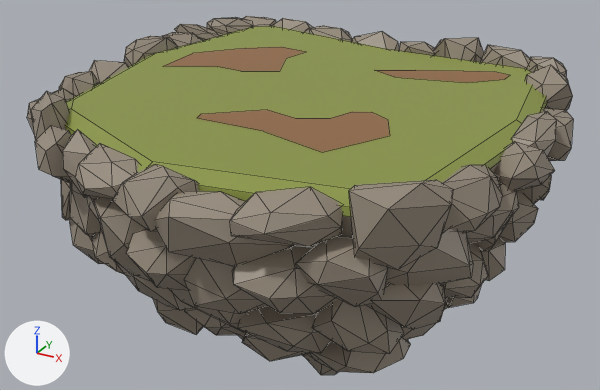
What one commit did to the Blender file assets/models/environment/island.blend.
The view is the same before and after, from a 50 mm lens placed at (24.3, -48.1, 15.7), pointed at (-2.1, -0.1, -8.3). Every picture has the same lights, and +X, +Y and +Z are marked at lower left. Mesh edges are drawn as thin lines. Objects named as collision shapes, trigger or cutter boxes, shadow casters or lower levels of detail are left out.

The first picture shows 'Island'.
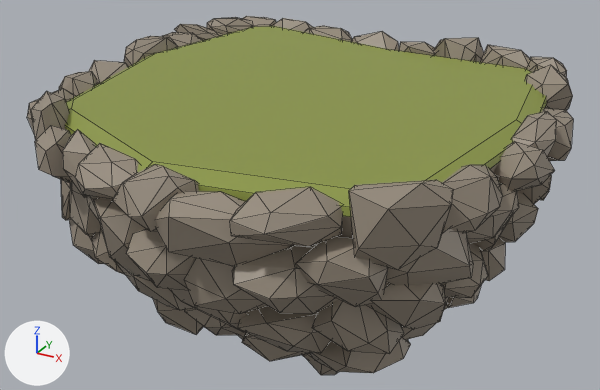
The edits, one by one:
me_island_158 has 2310 vertices, 3747 faces and spans x -19.7..16.0, y -20.2..17.8, z -22.9..1.2.
me_island_158 is used by ob_island; location (0.0, 0.0, 0.0).
me_island_158 part 1: the loose piece of 11 vertices spanning x -4.1..7.5, y -11.2..-3.7, z 0.0 is deleted.
me_island_158 part 2: the loose piece of 9 vertices spanning x -13.2..-4.8, y -1.2..8.1, z 0.0 is deleted.
me_island_158 part 3: the loose piece of 8 vertices spanning x 1.0..9.9, y 4.3..8.9, z 0.0 is deleted.

What differs and where, as boxes (x1, y1, x2, y2) in the pictures (600 x 390 px):
part 1 of me_island_158, deleted (brown): before (197, 110, 390, 152)
part 2 of me_island_158, deleted (brown): before (164, 47, 306, 71)
part 3 of me_island_158, deleted (brown): before (375, 70, 510, 82)
